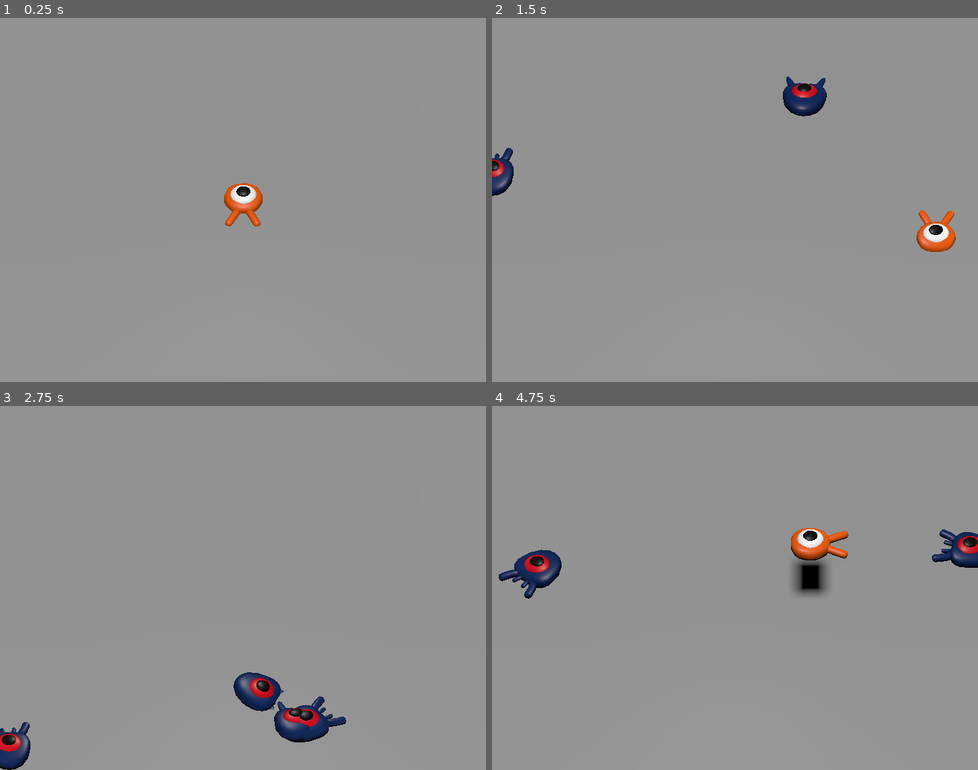
Above: before the commit, frames 1-4 (two rows, left to right).
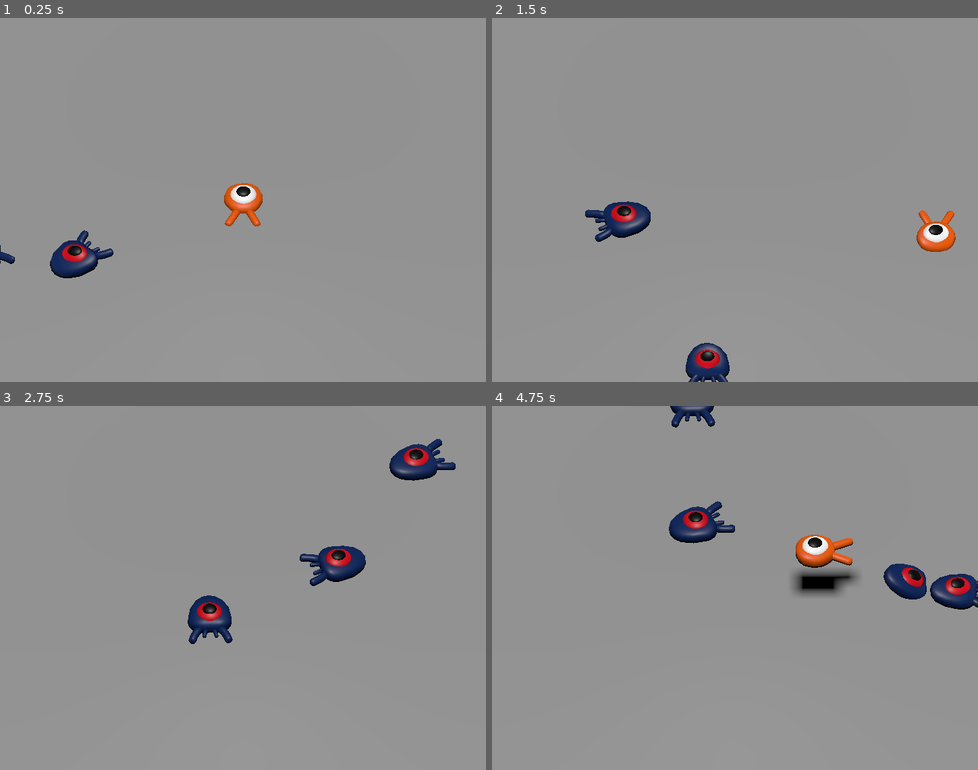
Above: after the commit, the same moments.

Repository: meowredstar/lou-et-jyothi
Game: Godot game, scene res://main.tscn
Same seed, same stepped clock (60 frames per second), same inputs: the game is played once before the commit and once after it.
Inputs:
- Up to frame 1 (0.25 s): no input
- Up to frame 2 (1.5 s): hold Right (move_right) 0.53-1.28 s; tap Space (jump) at 0.77 s; hold Down (move_back) from 1.28 s (still down)
- Up to frame 3 (2.75 s): tap Space (jump) at 1.52 s; release Down (move_back) at 2.03 s; hold Right (move_right) from 2.03 s (still down)
- Up to frame 4 (4.75 s): release Right (move_right) at 2.78 s; hold Up (move_forward) 2.78-3.53 s; tap Space (jump) at 3.02, 3.77, 4.52 s; hold Left (move_left) from 3.53 s (still down)

The runs differ from the first frame. In frame 1, 1.0% of the frame differs, in the area x 0-24%, y 58-72%; in frame 2, 2.9%; in frame 3, 5.3%; in frame 4, 5.9%, in the area x 1-100%, y 0-56%.

Commit message:
ajout champ de vision pred et spawn aleatoire sur tt le terrain

Diff:
--- a/wokeworld/main.gd
+++ b/wokeworld/main.gd
@@ -1,22 +1,37 @@
 extends Node
 
 @export var mob_scene: PackedScene
+@export var nb_mob: int = 100
 
-func _on_mob_timer_timeout() -> void:
-	# Create a new instance of the Mob scene.
-	var mob = mob_scene.instantiate()
+func _ready() -> void:
+	var centre = $Ground/CollisionShape3D.position
+	var width = $Ground/CollisionShape3D.shape.extents
+	for i in range(nb_mob):
+		var mob = mob_scene.instantiate()
+		var spawn_location = Vector3(
+			randf_range(centre.x-width.x,centre.x+width.x),
+			0,
+			randf_range(centre.z-width.z,centre.z+width.z)
+			)
+		var player_position = $Player.position
+		mob.initialize(spawn_location, centre, width)
+		add_child(mob)
 
-	# Choose a random location on the SpawnPath.
-	# We store the reference to the SpawnLocation node.
-	var mob_spawn_location = get_node("SpawnPath/SpawnLocation")
-	# And give it a random offset.
-	mob_spawn_location.progress_ratio = randf()
-
-	var player_position = $Player.position
-	mob.initialize(mob_spawn_location.position, player_position)
-
-	# Spawn the mob by adding it to the Main scene.
-	add_child(mob)
+#func _on_mob_timer_timeout() -> void:
+	## Create a new instance of the Mob scene.
+	#var mob = mob_scene.instantiate()
+#
+	## Choose a random location on the SpawnPath.
+	## We store the reference to the SpawnLocation node.
+	#var mob_spawn_location = get_node("SpawnPath/SpawnLocation")
+	## And give it a random offset.
+	#mob_spawn_location.progress_ratio = randf()
+#
+	#var player_position = $Player.position
+	#mob.initialize(mob_spawn_location.position, player_position)
+#
+	## Spawn the mob by adding it to the Main scene.
+	#add_child(mob)
 
 
 func _on_player_hit() -> void:
--- a/wokeworld/main.tscn
+++ b/wokeworld/main.tscn
@@ -27,6 +27,7 @@
 [node name="Main" type="Node" unique_id=441824203]
 script = ExtResource("1_0xm2m")
 mob_scene = ExtResource("2_h2yge")
+nb_mob = 10
 
 [node name="Ground" type="StaticBody3D" parent="." unique_id=1706839525]
 transform = Transform3D(1, 0, 0, 0, 1, 0, 0, 0, 1, 0, -1, 0)
@@ -75,7 +76,7 @@
 debug_custom_color = Color(1, 0, 0, 1)
 
 [node name="SpawnLocation" type="PathFollow3D" parent="SpawnPath" unique_id=829987434]
-transform = Transform3D(0.0002567326, 0, -0.99999803, 0, 1, 0, 0.99999803, 0, 0.0002567326, -13.011819, 0, -14.012717)
+transform = Transform3D(0.0002567325, 0, -0.9999977, 0, 1, 0, 0.9999977, 0, 0.0002567325, -13.011819, 0, -14.012717)
 
 [node name="MobTimer" type="Timer" parent="." unique_id=1426009796]
 wait_time = 0.5
--- a/wokeworld/mob.gd
+++ b/wokeworld/mob.gd
@@ -9,27 +9,41 @@
 signal squashed
 
 func _physics_process(_delta):
+	for body in $PreyDetector.get_overlapping_bodies():
+		if body.is_in_group("prey") :
+			velocity = velocity.rotated(Vector3.UP, -rotation.y)
+			look_at(body.position)
+			velocity = velocity.rotated(Vector3.UP, rotation.y)
 	move_and_slide()
 
 # This function will be called from the Main scene.
-func initialize(start_position, player_position):
+func initialize(start_position, area_center, area_width):
 	# We position the mob by placing it at start_position
 	# and rotate it towards player_position, so it looks at the player.
-	look_at_from_position(start_position, player_position, Vector3.UP)
+	look_at_from_position(start_position, Vector3(
+		Vector3(
+			randf_range(area_center.x-area_width.x,area_center.x+area_width.x),
+			0,
+			randf_range(area_center.z-area_width.z,area_center.z+area_width.z)
+			)
+	), Vector3.UP)
 	# Rotate this mob randomly within range of -45 and +45 degrees,
 	# so that it doesn't move directly towards the player.
-	rotate_y(randf_range(-PI / 4, PI / 4))
+	# rotate_y(randf_range(-PI / 4, PI / 4))
 
 	# We calculate a random speed (integer)
 	var random_speed = randi_range(min_speed, max_speed)
 	# We calculate a forward velocity that represents the speed.
 	velocity = Vector3.FORWARD * random_speed
+	print("object : ", self, "avant : ", velocity)
 	# We then rotate the velocity vector based on the mob's Y rotation
 	# in order to move in the direction the mob is looking.
 	velocity = velocity.rotated(Vector3.UP, rotation.y)
+	print("après : ", velocity)
 
 func _on_visible_on_screen_notifier_3d_screen_exited() -> void:
-	queue_free()
+	pass
+	#queue_free()
 
 func squash():
 	squashed.emit()
--- a/wokeworld/mob.tscn
+++ b/wokeworld/mob.tscn
@@ -6,10 +6,15 @@
 [sub_resource type="BoxShape3D" id="BoxShape3D_nokgg"]
 size = Vector3(1.6623535, 0.8899231, 2.0640717)
 
+[sub_resource type="CylinderShape3D" id="CylinderShape3D_nokgg"]
+radius = 5.0
+
 [node name="Mob" type="CharacterBody3D" unique_id=147208428 groups=["mob"]]
 collision_layer = 2
 collision_mask = 0
 script = ExtResource("1_nokgg")
+min_speed = 5
+max_speed = 10
 
 [node name="Pivot" type="Node3D" parent="." unique_id=1975721448]
 
@@ -17,10 +22,17 @@
 
 [node name="CollisionShape3D" type="CollisionShape3D" parent="." unique_id=749853117]
 transform = Transform3D(1, 0, 0, 0, 1, 0, 0, 0, 1, 0.033569336, 0.1703949, -0.04625702)
+visible = false
 shape = SubResource("BoxShape3D_nokgg")
 
 [node name="VisibleOnScreenNotifier3D" type="VisibleOnScreenNotifier3D" parent="." unique_id=2054415751]
 transform = Transform3D(1, 0, 0, 0, 1, 0, 0, 0, 1, 0, 0, 0.28189492)
+visible = false
 aabb = AABB(-1.1669812, -1, -1.6656259, 2.3339624, 2, 3.3312519)
 
+[node name="PreyDetector" type="Area3D" parent="." unique_id=1306049375]
+
+[node name="CollisionShape3D" type="CollisionShape3D" parent="PreyDetector" unique_id=1691300495]
+shape = SubResource("CylinderShape3D_nokgg")
+
 [connection signal="screen_exited" from="VisibleOnScreenNotifier3D" to="." method="_on_visible_on_screen_notifier_3d_screen_exited"]
--- a/wokeworld/player.tscn
+++ b/wokeworld/player.tscn
@@ -10,7 +10,7 @@
 height = 0.3150406
 radius = 0.97802734
 
-[node name="Player" type="CharacterBody3D" unique_id=458992254]
+[node name="Player" type="CharacterBody3D" unique_id=458992254 groups=["prey"]]
 collision_mask = 6
 script = ExtResource("1_onrkg")
 
